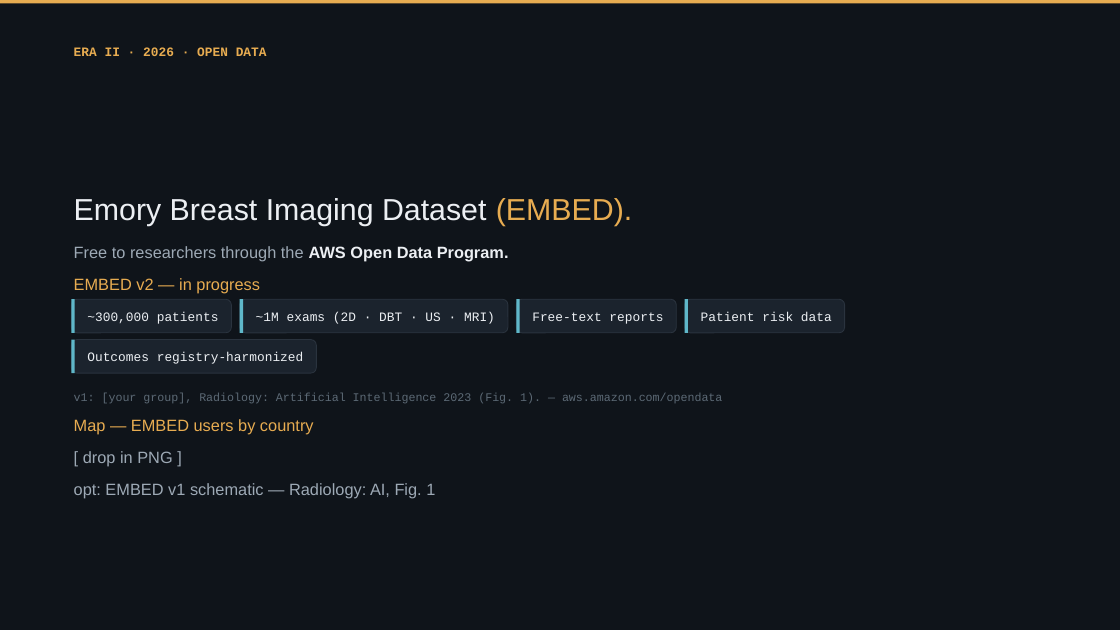
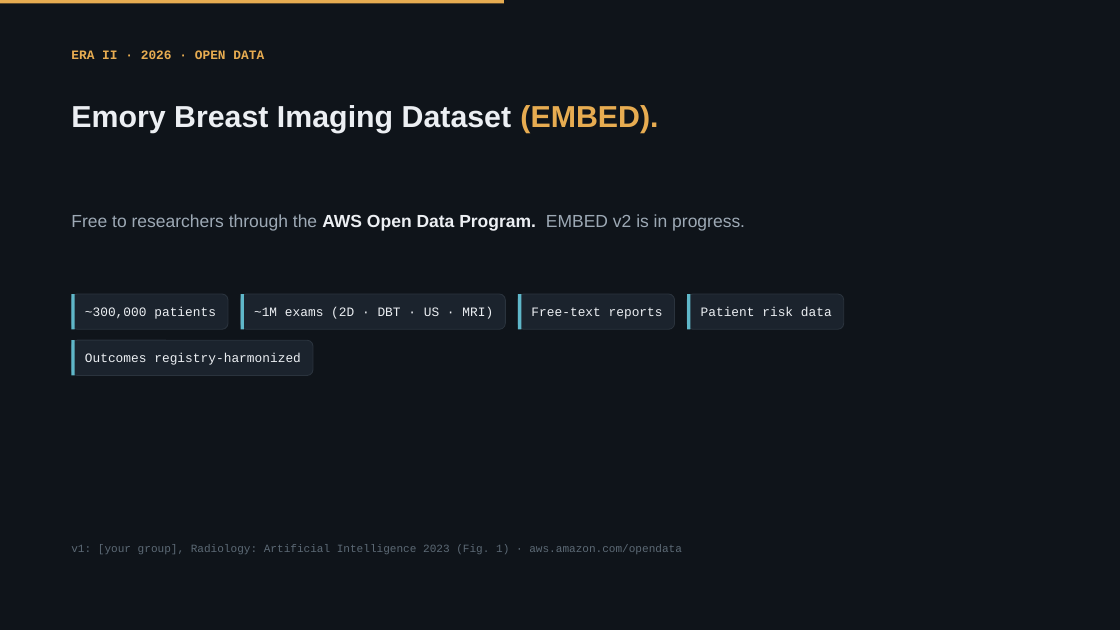
Before and after one commit to Emory-HITI/Mammo, a slide deck: slide 8 of keynote-iwbi-2026/pptx/sections/IWBI2026_Trivedi_02b_EraII_2026.pptx. Drawn at 1120x630 pixels with LibreOffice and Linux fonts; fonts in the diff are those of the drawing; background and template pictures are left out. Boxes give left, top, right and bottom in pixels: in the first picture for what was removed or moved away, otherwise in the second. Text is boxed around its words. In the diff, an @@ line names an element or a change of style, - is before the commit and + after.

```diff
--- a/keynote-iwbi-2026/pptx/sections/IWBI2026_Trivedi_02b_EraII_2026.pptx
+++ b/keynote-iwbi-2026/pptx/sections/IWBI2026_Trivedi_02b_EraII_2026.pptx
@@ rectangle: place and size @@
-rectangle at <box>0,0,1120,3</box>
+rectangle at <box>0,0,504,3</box>
@@ text "ERA II · 2026 · ..." at <box>71,50,264,59</box>: line spacing 1.28 to 1; less space between paragraphs @@
@@ text "Emory Breast Imaging Dataset (EMBED).": place and size @@
-text "Emory Breast Imaging Dataset (EMBED)." at <box>74,198,632,226</box>
+text "Emory Breast Imaging Dataset (EMBED)." at <box>71,105,658,133</box>
@@ text "Emory Breast Imaging Dataset (EMBED)." at <box>71,105,658,133</box>: bold on; line spacing 1.06 to 1.12; less space between paragraphs @@
@@ text at <box>71,214,745,231</box>: text changed; size 14 to 15 pt; text colour #E7AC51 to #9DA9B5 @@
-EMBED v2 — in progress
+Free to researchers through the AWS Open Data Program. EMBED v2 is in progress.
@@ text removed at <box>74,246,509,262</box> @@
-Free to researchers through the AWS Open Data Program.
@@ alignment centre to left; outline #2A333E 0.75 pt to #2A333D 0.75 pt in 5 elements at <box>71,340,313,376</box>, <box>240,294,505,329</box>, <box>518,294,675,329</box>, <box>687,294,844,329</box>, <box>71,294,228,329</box> @@
@@ 4 rounded rectangles, 4 rectangles: place and size @@
-4 rounded rectangles, 4 rectangles at <box>71,299,844,333</box>
+4 rounded rectangles, 4 rectangles at <box>71,294,844,329</box>
@@ rounded rectangle "Outcomes registry-harmonized": place and size @@
-rounded rectangle "Outcomes registry-harmonized" at <box>71,339,317,373</box>
+rounded rectangle "Outcomes registry-harmonized" at <box>71,340,313,376</box>
@@ text removed at <box>74,419,314,435</box> @@
-Map — EMBED users by country
@@ text removed at <box>83,451,172,467</box> @@
-[ drop in PNG ]
@@ text removed at <box>74,483,435,498</box> @@
-opt: EMBED v1 schematic — Radiology: AI, Fig. 1
@@ text at <box>71,544,682,554</box>: text changed; size 10 to 9.5 pt @@
-v1: [your group], Radiology: Artificial Intelligence 2023 (Fig. 1). — aws.amazon.com/opendata
+v1: [your group], Radiology: Artificial Intelligence 2023 (Fig. 1) · aws.amazon.com/opendata
```
Also in this commit, not shown: 20 other slides changed, 1 other file.
